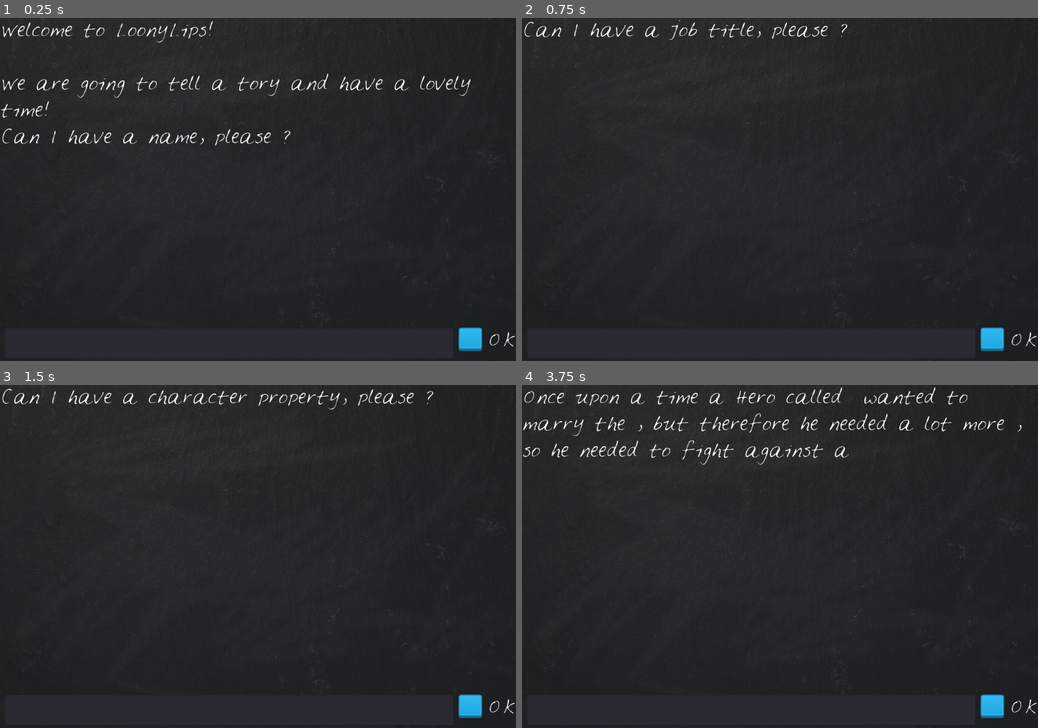
Above: before the commit, frames 1-4 (two rows, left to right).
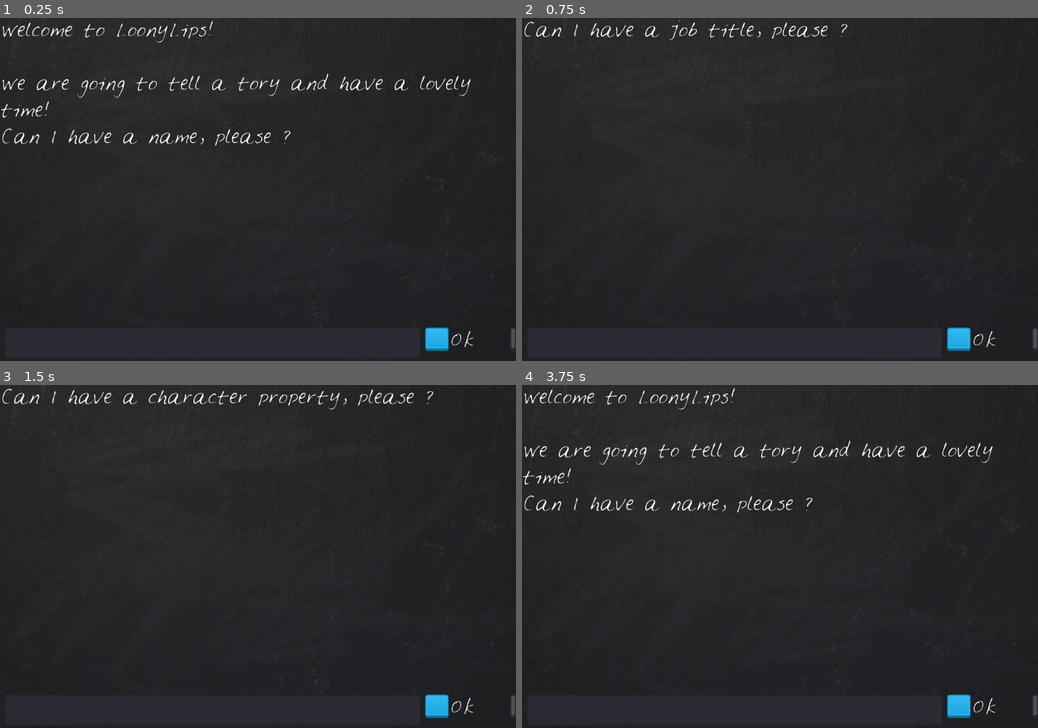
Above: after the commit, the same moments.

Repository: jnes92/udemy-games-godot
Game: Godot game, scene res://LoonyLips.tscn
Two runs of this game, one before a commit and one after it. Both use one fixed random seed, a clock stepped at 60 frames per second and the inputs below.
Inputs:
- Up to frame 1 (0.25 s): no input
- Up to frame 2 (0.75 s): click "OK" (after the commit: "Ok") at 0.5 s
- Up to frame 3 (1.5 s): click "OK" (after the commit: "Ok") at 1.25 s
- Up to frame 4 (3.75 s): click "OK" (after the commit: "Ok") at 2 s; tap Enter at 2.75 s; click "OK" (after the commit: "Again") at 3.5 s

The runs differ from the first frame. In frame 1, 0.7% of the frame differs, in the area x 82-100%, y 90-98%; in frame 2, 0.7%; in frame 3, 0.7%; in frame 4, 4.3%, in the area x 0-100%, y 0-98%.
Error before the commit: Invalid get index '5' (on base: 'Array'). (res://LoonyLips.gd:22)

Commit message:
[02] 12: Remove items and reset level

Diff:
--- a/Loony_Lips/LoonyLips.gd
+++ b/Loony_Lips/LoonyLips.gd
@@ -7,25 +7,37 @@
 func _ready():
 	$Blackboard/StoryText.text = "Welcome to LoonyLips! \n\nWe are going to tell a tory and have a lovely time! \n"+ ("Can I have " + prompt[player_words.size()] + ", please ?")
 	$Blackboard/TextBox.text = ""
+	$Blackboard/TextureButton/ButtonLabel.text = "Ok"
 
 
 func _on_TextureButton_pressed():
-	var new_text = $Blackboard/TextBox.get_text()
-	_on_TextBox_text_entered(new_text)
+	if is_story_done():
+		get_tree().reload_current_scene()
+	else:
+		var new_text = $Blackboard/TextBox.get_text()
+		_on_TextBox_text_entered(new_text)
 
 func _on_TextBox_text_entered(new_text):
 	player_words.append(new_text)
 	$Blackboard/TextBox.text =""
 	check_player_word_length()
 
+func is_story_done():
+	return player_words.size() == prompt.size()
+
 func prompt_player():
 	$Blackboard/StoryText.text = ("Can I have " + prompt[player_words.size()] + ", please ?")
 
 func check_player_word_length():
-	if player_words.size() == prompt.size():
+	if is_story_done():
 		tell_story()
 	else:
 		prompt_player()
 
 func tell_story():
 	$Blackboard/StoryText.text =story % player_words
+	$Blackboard/TextureButton/ButtonLabel.text = "Again"
+	end_game()
+
+func end_game():
+	$Blackboard/TextBox.queue_free()
--- a/Loony_Lips/LoonyLips.tscn
+++ b/Loony_Lips/LoonyLips.tscn
@@ -71,8 +71,8 @@
 anchor_bottom = 0.0
 margin_left = 10.0
 margin_top = 650.0
-margin_right = 950.0
-margin_bottom = 703.0
+margin_right = 880.0
+margin_bottom = 715.0
 rect_pivot_offset = Vector2( 0, 0 )
 rect_clip_content = false
 focus_mode = 2
@@ -96,9 +96,9 @@
 anchor_top = 0.0
 anchor_right = 0.0
 anchor_bottom = 0.0
-margin_left = 960.0
+margin_left = 890.0
 margin_top = 650.0
-margin_right = 1010.0
+margin_right = 940.0
 margin_bottom = 699.0
 rect_pivot_offset = Vector2( 0, 0 )
 rect_clip_content = false
@@ -121,8 +121,8 @@
 anchor_top = 0.0
 anchor_right = 0.0
 anchor_bottom = 0.0
-margin_left = 60.0
-margin_right = 140.0
+margin_left = 50.0
+margin_right = 190.0
 margin_bottom = 50.0
 rect_pivot_offset = Vector2( 0, 0 )
 rect_clip_content = true
Not shown, changed: README.md
